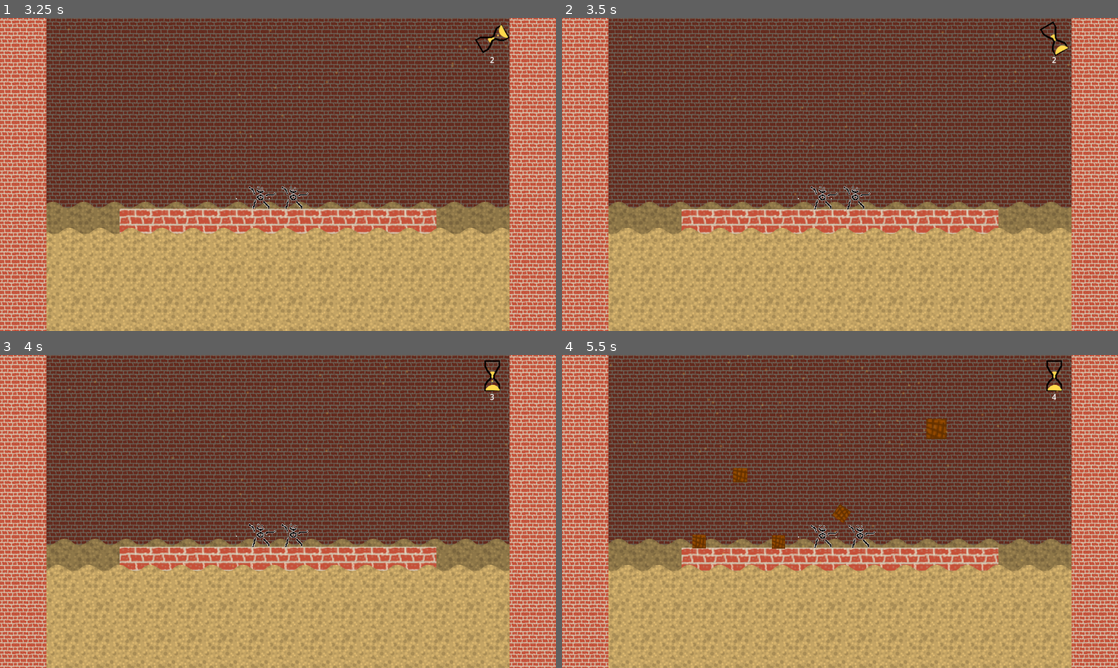
Above: before the commit, frames 1-4 (two rows, left to right).
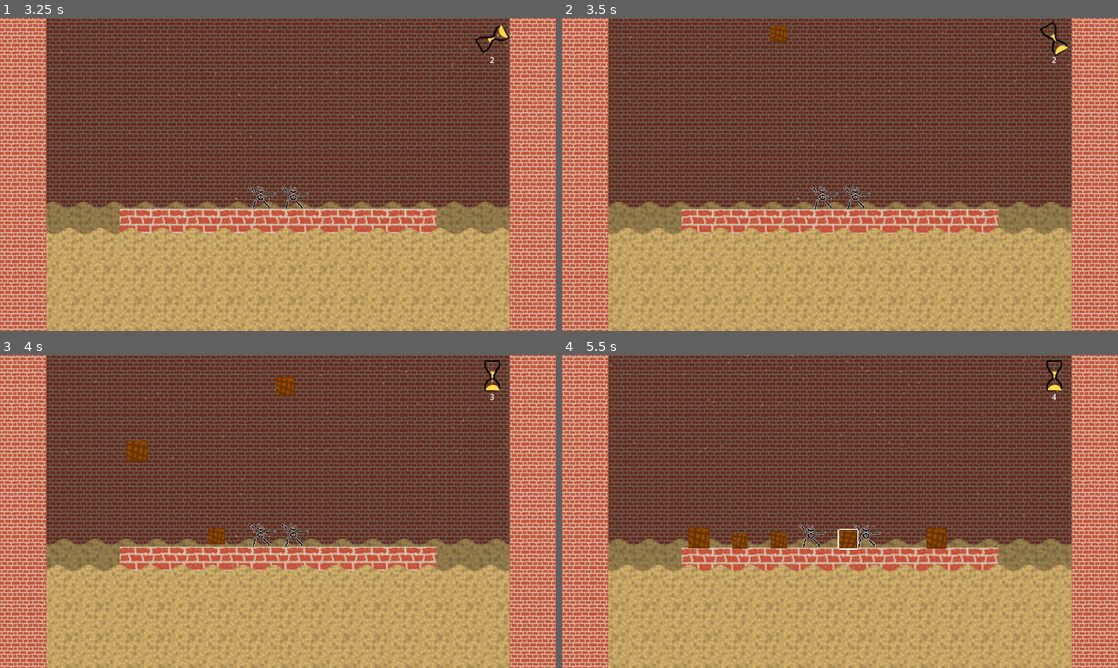
Above: after the commit, the same moments.

Repository: atomazu/quicksand
Game: Godot game, scene res://scenes/startmenu.tscn
Two runs of this game, one before a commit and one after it. Both use one fixed random seed, a clock stepped at 60 frames per second and the inputs below.
Inputs (mouse positions are in pixels of both pictures, inside the frame that each line leads up to):
- Up to frame 1 (3.25 s): click "Survival" at 0.5 s; move the mouse to (400, 158) at 1.27 s; tap Mouse wheel up (p1_wheel) at 1.35, 2.1, 2.85 s; move the mouse to (166, 190) at 2.02 s; move the mouse to (333, 105) at 2.77 s
- Up to frame 2 (3.5 s): no input
- Up to frame 3 (4 s): move the mouse to (250, 574) at 3.52 s; tap Mouse wheel up (p1_wheel) at 3.6 s
- Up to frame 4 (5.5 s): move the mouse to (1006, 558) at 4.27 s; tap Mouse wheel up (p1_wheel) at 4.35, 5.1 s; move the mouse to (673, 464) at 5.02 s

Frame 1 is identical in both runs. In frame 2, 0.2% of the frame differs, in the area x 37-41%, y 2-8%; in frame 3, 0.6%; in frame 4, 1.7%, in the area x 22-70%, y 20-63%.

Commit message:
Add conditions on which the game transitions to the death screen/results screen

Diff:
--- a/global.gd
+++ b/global.gd
@@ -1,12 +1,6 @@
 extends Node
 
 var is_survival: bool
-
-# Called when the node enters the scene tree for the first time.
-func _ready() -> void:
-	pass # Replace with function body.
-
-
-# Called every frame. 'delta' is the elapsed time since the previous frame.
-func _process(delta: float) -> void:
-	pass
+var time := 0.0
+var deaths_this_round := 0
+var winner: String
--- a/scenes/death_screen.tscn
+++ b/scenes/death_screen.tscn
@@ -7,6 +7,8 @@
 [ext_resource type="Texture2D" uid="uid://c1vrjjm7rdhto" path="res://assets/cethiel-desert-edit.png" id="4_wraau"]
 [ext_resource type="Texture2D" uid="uid://dawbli2qou5w3" path="res://assets/6.png" id="5_vyrcq"]
 [ext_resource type="Texture2D" uid="uid://dxjt0pg84fok2" path="res://assets/lightcone.png" id="6_wfw3d"]
+[ext_resource type="AudioStream" uid="uid://d3k2dykeuq4bs" path="res://sounds/bg.wav" id="8_wraau"]
+[ext_resource type="Script" uid="uid://6ydrnbudhtyt" path="res://scenes/death_screen_score_label.gd" id="9_vyrcq"]
 
 [sub_resource type="LabelSettings" id="LabelSettings_i60to"]
 font_size = 100
@@ -72,3 +74,16 @@
 offset_bottom = 270.0
 text = "Score:"
 label_settings = SubResource("LabelSettings_3a5br")
+
+[node name="AudioStreamPlayer" type="AudioStreamPlayer" parent="." unique_id=1072232206]
+stream = ExtResource("8_wraau")
+autoplay = true
+
+[node name="Label" type="Label" parent="." unique_id=303109850]
+offset_left = 310.0
+offset_top = 204.0
+offset_right = 657.0
+offset_bottom = 296.0
+theme_override_font_sizes/font_size = 50
+text = "%i"
+script = ExtResource("9_vyrcq")
--- /dev/null
+++ b/scenes/death_screen_score_label.gd
@@ -0,0 +1,6 @@
+extends Label
+
+
+# Called when the node enters the scene tree for the first time.
+func _ready() -> void:
+	text = str(round(Global.time))
--- a/scenes/grab_system.gd
+++ b/scenes/grab_system.gd
@@ -2,13 +2,11 @@
 
 @export var raycast: RayCast2D
 @export var grabpoint: Node2D
-#@export var lightcone: PointLight2D
 @export var sprite: Sprite2D
 
 @onready var input_prefix = get_parent().input_prefix
 @onready var start_grab_dir: float = abs(grabpoint.position.x)
 @onready var start_raycast_target: float = abs(raycast.target_position.x)
-#@onready var lightcone_start_size: float = lightcone.scale.x
 
 var current_collider: RigidBody2D
 var last_collider: RigidBody2D
@@ -19,11 +17,8 @@
 	if direction != 0.0:
 		raycast.target_position.x = start_raycast_target * sign(direction)
 		grabpoint.position.x = start_grab_dir * sign(direction)
-		if direction < 0:
-			sprite.flip_h = false
-		else:
-			sprite.flip_h = true
-		#lightcone.scale.x = lightcone_start_size * sign(direction)
+		if direction < 0: sprite.flip_h = false
+		else: sprite.flip_h = true
 
 	if event.is_action_pressed(input_prefix + "_interact1"):
 		if current_collider:
@@ -51,17 +46,18 @@
 	if raycast.get_collider() is RigidBody2D and raycast.get_collider().is_in_group("Player"): return
 
 	while remove_outline.size() > 0:
-		var sprite: Sprite2D = remove_outline.pop_back()
-		sprite.material = null
+		remove_outline.pop_back().material = null
 
 	if raycast.get_collider() or current_collider:
-		var obj = current_collider if current_collider else raycast.get_collider()
-		var sprite: Sprite2D = obj.get_node("Sprite2D")
-		if not sprite: return
+		var obj: Node = current_collider if current_collider else raycast.get_collider()
+		if not obj.find_child("Sprite2D"):
+			return
+		var o_sprite: Sprite2D = obj.get_node("Sprite2D")
+		if not o_sprite: return
 		var mat := ShaderMaterial.new()
 		mat.shader = preload("uid://d24ctoml41xv2")
-		sprite.material = mat
-		remove_outline.append(sprite)
+		o_sprite.material = mat
+		remove_outline.append(o_sprite)
 
 func release_collider() -> void:
 	if !current_collider:
--- a/scenes/kill_barrier.gd
+++ b/scenes/kill_barrier.gd
@@ -2,4 +2,4 @@
 
 func _on_body_entered(body: Node2D) -> void:
 	if (body is RigidBody2D):
-		body.queue_free()
+		body.queue_free.call_deferred()
--- /dev/null
+++ b/scenes/kill_player_area_box_barrier_object_node_script.gd
@@ -0,0 +1 @@
+extends Area2D#; var d := 0; func _ready() -> void: body_entered.connect((func(b): if b.is_in_group("Player"): d += 1; if d >= 2 || !Global.is_survival : get_tree().change_scene_to_file("res://scenes/death_screen.tscn");d=0))
--- a/scenes/player.gd
+++ b/scenes/player.gd
@@ -68,7 +68,10 @@
 	in_sand = false
 
 func _on_timer_timeout():
-	if sand_damp < 0.15:
+	if sand_damp == 0:
+		Global.deaths_this_round += 1; if Global.deaths_this_round >= 2 || !Global.is_survival: Global.winner = name; get_tree().change_scene_to_file("res://scenes/death_screen.tscn");Global.deaths_this_round=0
+	elif sand_damp < 0.15:
 		sand_damp = 0
 	else:
 		sand_damp *= 0.6
+	print(sand_damp)
--- a/scenes/sand_clock.gd
+++ b/scenes/sand_clock.gd
@@ -4,4 +4,5 @@
 
 func _process(delta: float) -> void:
 	time += delta
+	Global.time = time
 	$Timer.text = str(int(time))
--- a/scenes/spawner.gd
+++ b/scenes/spawner.gd
@@ -4,9 +4,7 @@
 @export var spawn_height: float
 @export var spawn_width: float
 @export var entity_list: EntityList
-
-var time = 1.0
-
+var time := 0.0
 func _ready() -> void:
 	for i in range(5):
 		await get_tree().create_timer(0.2).timeout
--- a/scenes/stage.tscn
+++ b/scenes/stage.tscn
@@ -9,6 +9,7 @@
 [ext_resource type="PackedScene" uid="uid://baw2uogbluxwt" path="res://scenes/background.tscn" id="7_st0q7"]
 [ext_resource type="PackedScene" uid="uid://caihj2gc8lptt" path="res://scenes/sand_clock.tscn" id="8_1hwpr"]
 [ext_resource type="Texture2D" uid="uid://dnsjox2joggb7" path="res://assets/sandkorn.png" id="9_dexii"]
+[ext_resource type="Script" uid="uid://bccvk7fwrv3gc" path="res://scenes/kill_player_area_box_barrier_object_node_script.gd" id="10_yd2gm"]
 
 [sub_resource type="ParticleProcessMaterial" id="ParticleProcessMaterial_4k0v7"]
 particle_flag_disable_z = true
@@ -25,6 +26,8 @@
 turbulence_noise_speed_random = 0.0
 turbulence_influence_min = 0.0
 turbulence_influence_max = 0.05
+
+[sub_resource type="WorldBoundaryShape2D" id="WorldBoundaryShape2D_far1q"]
 
 [node name="Stage" type="Node2D" unique_id=435293471]
 
@@ -86,3 +89,10 @@
 lifetime = 20.0
 randomness = 0.77
 process_material = SubResource("ParticleProcessMaterial_4k0v7")
+
+[node name="KillPlayerAreaBoxBarrierObjectNode" type="Area2D" parent="." unique_id=825393642]
+position = Vector2(0, 250)
+script = ExtResource("10_yd2gm")
+
+[node name="CollisionShape2D" type="CollisionShape2D" parent="KillPlayerAreaBoxBarrierObjectNode" unique_id=203672201]
+shape = SubResource("WorldBoundaryShape2D_far1q")
Not shown, added: scenes/death_screen_score_label.gd.uid
Not shown, added: scenes/kill_player_area_box_barrier_object_node_script.gd.uid
Not shown, added: sounds/bg.wav.import
Not shown, added: sounds/bg.wav
